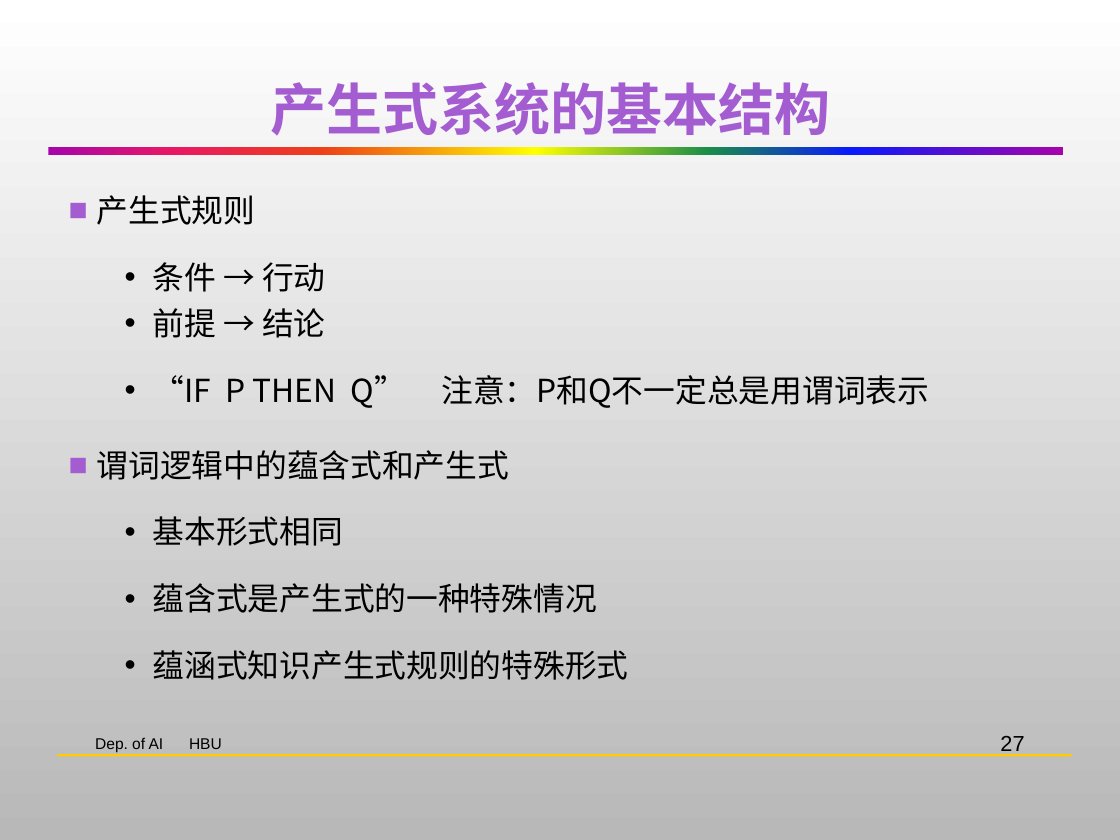
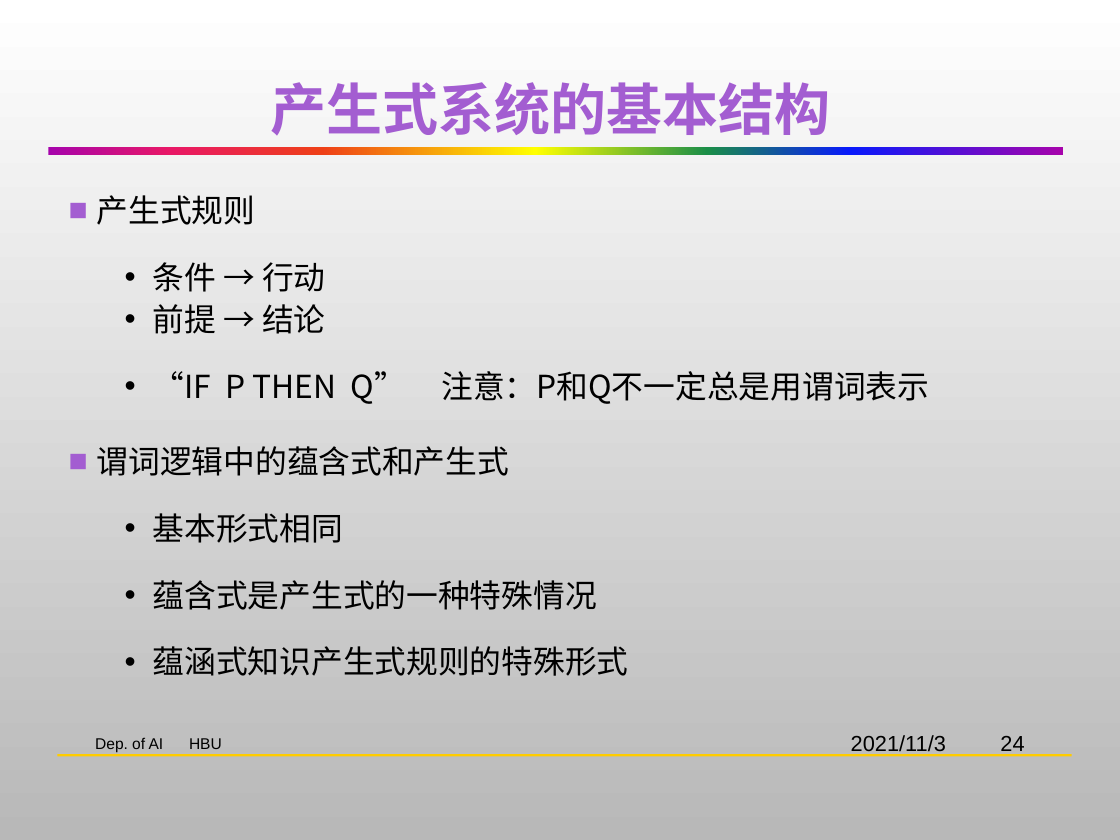
Before and after one commit to HBU/Artificial_Intelligence, a slide deck: slide 24 of AI-PPT-史忠植/AI02知识表示.pptx (slide 27 before the commit). Drawn at 1120x840 pixels with LibreOffice and Linux fonts; fonts in the diff are those of the drawing; background and template pictures are left out. Boxes give left, top, right and bottom in pixels: in the first picture for what was removed or moved away, otherwise in the second. Text is boxed around its words. In the diff, an @@ line names an element or a change of style, - is before the commit and + after.

```diff
--- a/AI-PPT-史忠植/AI02知识表示.pptx
+++ b/AI-PPT-史忠植/AI02知识表示.pptx
@@ text at (x1=153, y1=304, x2=325, y2=334): line spacing 1 to 0.9 @@
@@ text added at (x1=851, y1=735, x2=946, y2=756), 14 pt, text #000000 @@
+2021/11/3
@@ page number at (x1=1000, y1=736, x2=1024, y2=756): text changed @@
-27
+24
```
Also in this commit, not shown: 49 other slides changed, 9 slides added, 25 slides removed.
